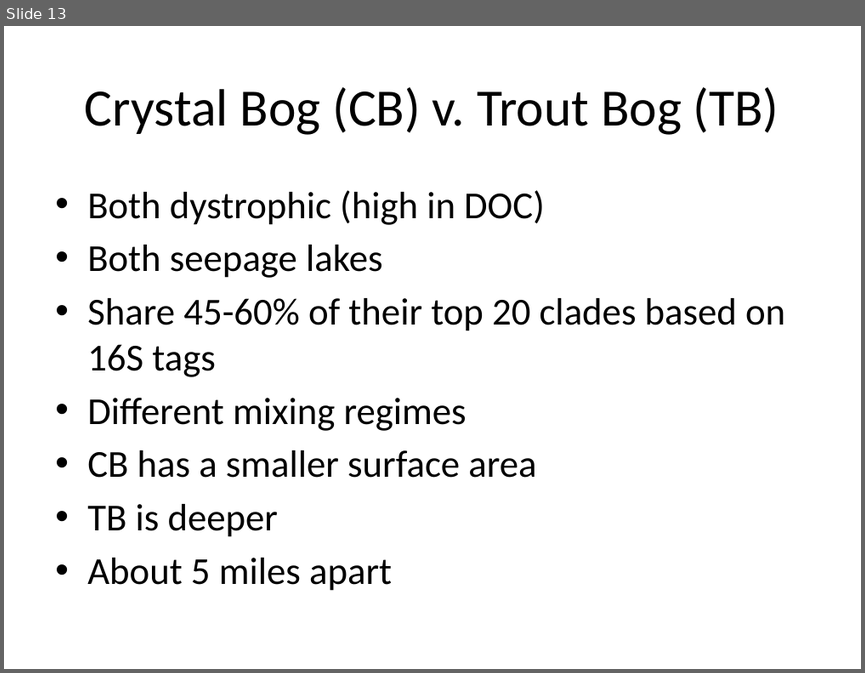
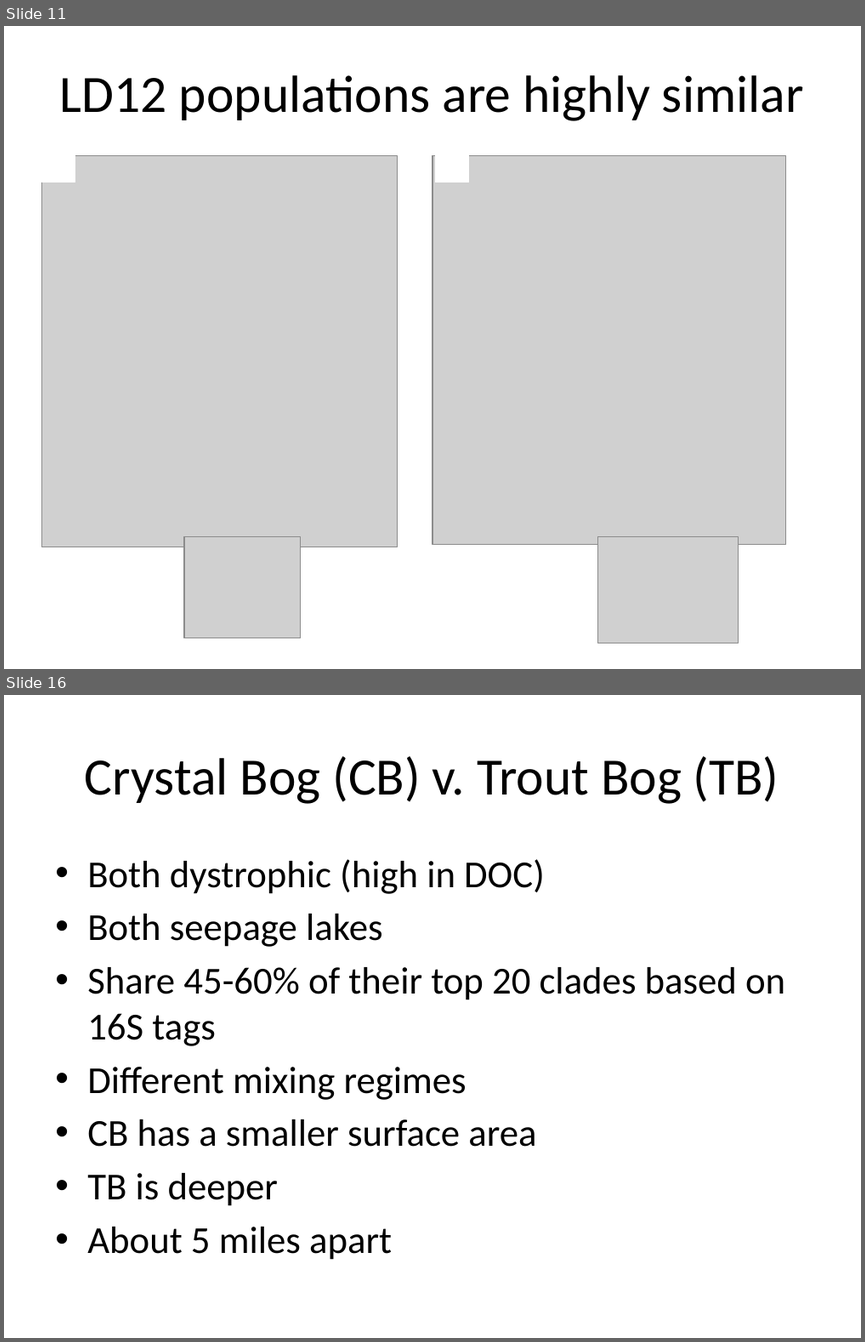
Before and after one commit to sstevens2/MDTP, a slide deck: 4YCM/Slides_4YCM.pptx. Shown one above the other, each under a label of ours: slide 13 before the commit, slides 11 and 16 after it; the slides between them are not shown. The pictures are 865x673 and 865x1342 pixels, drawn with LibreOffice and Linux fonts; fonts in the diff are those of the drawing; grey boxes stand for pictures. Boxes give left, top, right and bottom in pixels: in the first picture for what was removed or moved away, otherwise in the second. Text is boxed around its words. In the diff, an @@ line names an element or a change of style, - is before the commit and + after.

```diff
--- a/4YCM/Slides_4YCM.pptx
+++ b/4YCM/Slides_4YCM.pptx
@@ slide 11 added at [4,26,861,669], background #FFFFFF @@
@@ title added at [60,75,803,121], 44 pt, text #000000 @@
+LD12 populations are highly similar
@@ picture added at [41,156,397,547] @@
@@ rectangle added at [41,154,75,182], fill #FFFFFF, outline #FFFFFF 0.75 pt @@
@@ picture added at [432,156,786,544] @@
@@ rectangle added at [436,154,468,182], fill #FFFFFF, outline #FFFFFF 0.75 pt @@
@@ picture added at [184,537,301,638] @@
@@ picture added at [598,537,738,643] @@
@@ what was slide 13 is now slide 16 @@
```
Also in this commit, not shown: 1 slide changed, 8 other slides added, 6 slides removed.
